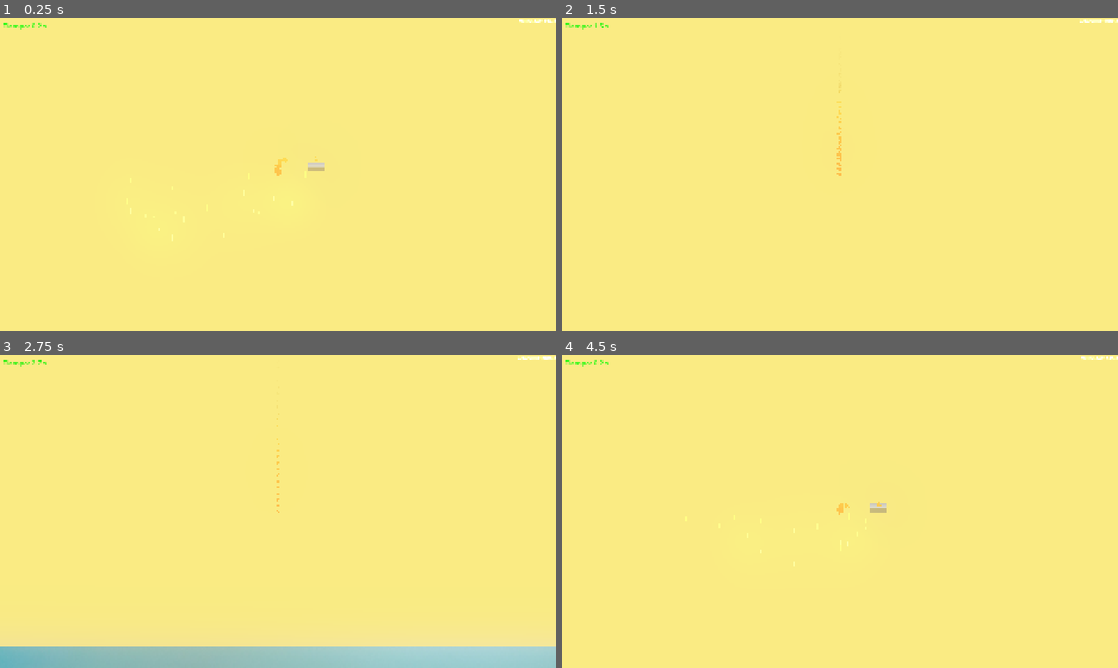
Above: before the commit, frames 1-4 (two rows, left to right).
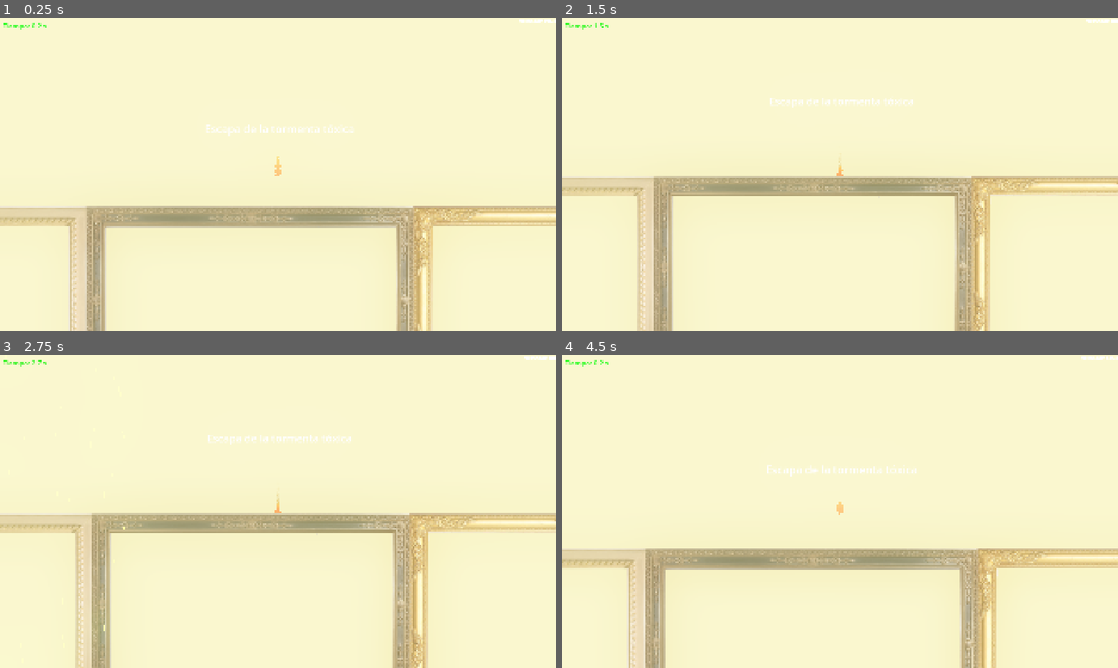
Above: after the commit, the same moments.

Repository: MLopezG25/Petanco
Game: Godot game, scene res://Escenas/Main.tscn
Same seed, same stepped clock (60 frames per second), same inputs: the game is played once before the commit and once after it. A sky picture missing from this copy of the repository is replaced by a grey-blue gradient.
Inputs (mouse positions are in pixels of both pictures, inside the frame that each line leads up to):
- Up to frame 1 (0.25 s): no input
- Up to frame 2 (1.5 s): move the mouse to (962, 158) at 0.52 s; click (962, 158) at 0.67 s; move the mouse to (728, 190) at 1.27 s; click (728, 190) at 1.42 s
- Up to frame 3 (2.75 s): tap Enter at 2 s; move the mouse to (333, 442) at 2.02 s; click (333, 442) at 2.17 s
- Up to frame 4 (4.5 s): move the mouse to (812, 574) at 2.77 s; click (812, 574) at 2.92 s; move the mouse to (1006, 558) at 3.52 s; click (1006, 558) at 3.67 s; tap Escape (ui_cancel) at 4.15 s; click "Reiniciar" at 4.25 s

The runs differ from the first frame. In frame 1, 100% of the frame differs, in the area x 0-100%, y 0-100%; in frame 2, 100%; in frame 3, 100%; in frame 4, 100%.

Commit message:
Añadidos bordes del mapa, y arreglado problemas técnicos

Diff:
--- a/Petanco/Escenas/Main.tscn
+++ b/Petanco/Escenas/Main.tscn
@@ -17,6 +17,7 @@
 [ext_resource type="PackedScene" uid="uid://cf7q48gowcm7u" path="res://Escenas/pause_menu.tscn" id="13_ig2kn"]
 [ext_resource type="Texture2D" uid="uid://wwh6nxidortd" path="res://Assets/31_172_cropped.jpeg" id="14_fhaj2"]
 [ext_resource type="Script" uid="uid://g6is7btrvxc2" path="res://Scripts/checkpoint_1.gd" id="14_t36bp"]
+[ext_resource type="Texture2D" uid="uid://bv5bmes2k35gk" path="res://Assets/SUELO.png" id="16_1wrdp"]
 [ext_resource type="PackedScene" uid="uid://cnc7wfhonof3j" path="res://Escenas/tormenta.tscn" id="18_fhaj2"]
 
 [sub_resource type="PhysicsMaterial" id="PhysicsMaterial_t36bp"]
@@ -40,8 +41,19 @@
 [sub_resource type="OccluderPolygon2D" id="OccluderPolygon2D_a5a2i"]
 polygon = PackedVector2Array(-3696, -211, -3428, -196, -3246, -267, -3014, -186, -2726, -160, -2160, -64, -2215, -358,  …(718 unchanged characters)…
 
+[sub_resource type="PhysicsMaterial" id="PhysicsMaterial_1wrdp"]
+
+[sub_resource type="RectangleShape2D" id="RectangleShape2D_dj7fj"]
+size = Vector2(10000, 1139.9985)
+
+[sub_resource type="RectangleShape2D" id="RectangleShape2D_fhaj2"]
+size = Vector2(20, 204.06781)
+
+[sub_resource type="RectangleShape2D" id="RectangleShape2D_1wrdp"]
+size = Vector2(36.664642, 59.93377)
+
 [sub_resource type="RectangleShape2D" id="RectangleShape2D_t36bp"]
-size = Vector2(100, 200)
+size = Vector2(182, 2354)
 
 [node name="Main" type="Node2D"]
 script = ExtResource("1_t36bp")
@@ -50,6 +62,8 @@
 
 [node name="Camera2D" type="Camera2D" parent="."]
 position = Vector2(-37, 496)
+limit_left = -3485
+limit_bottom = 1875
 
 [node name="PauseMenu" parent="." instance=ExtResource("13_ig2kn")]
 
@@ -71,6 +85,7 @@
 
 [node name="Player" parent="." instance=ExtResource("1_glv2v")]
 modulate = Color(1, 0.826, 0.42000002, 1)
+position = Vector2(-288, 1043)
 
 [node name="WorldEnvironment" type="WorldEnvironment" parent="."]
 environment = SubResource("Environment_fos0i")
@@ -140,19 +155,28 @@
 position = Vector2(11178, 0)
 texture = ExtResource("6_r8q0l")
 
+[node name="Cielo4" type="Sprite2D" parent="Fondo"]
+z_index = -1
+position = Vector2(16767, 0)
+texture = ExtResource("6_r8q0l")
+flip_h = true
+
 [node name="Paolini" type="Sprite2D" parent="Fondo"]
 z_index = -1
-position = Vector2(15493, 508)
+position = Vector2(6333.0005, -435.00003)
+scale = Vector2(0.57812464, 0.6155405)
 texture = ExtResource("12_2e8qy")
 
 [node name="grupo" type="Sprite2D" parent="Fondo"]
 z_index = -1
-position = Vector2(18181, 484)
+position = Vector2(10828, -505.5)
+scale = Vector2(0.553125, 0.5320681)
 texture = ExtResource("13_dc6jj")
 
 [node name="Fábrica" type="Sprite2D" parent="Fondo"]
 z_index = -1
-position = Vector2(20583, 208)
+position = Vector2(14156.5, -561.37396)
+scale = Vector2(0.54260355, 0.54260355)
 texture = ExtResource("14_fhaj2")
 
 [node name="ciudad" type="Sprite2D" parent="Fondo"]
@@ -165,33 +189,92 @@
 scale = Vector2(0.99999994, 0.99999994)
 occluder = SubResource("OccluderPolygon2D_a5a2i")
 
+[node name="Suelo" type="StaticBody2D" parent="Fondo"]
+position = Vector2(-1, -1)
+physics_material_override = SubResource("PhysicsMaterial_1wrdp")
+
+[node name="CollisionShape2D" type="CollisionShape2D" parent="Fondo/Suelo"]
+position = Vector2(3750, 1534.9999)
+scale = Vector2(1.3199987, 0.6000006)
+shape = SubResource("RectangleShape2D_dj7fj")
+
+[node name="suelo" type="Sprite2D" parent="Fondo/Suelo"]
+z_index = -1
+position = Vector2(3750, 1534)
+scale = Vector2(2, 2)
+texture = ExtResource("16_1wrdp")
+
+[node name="Suelo2" type="StaticBody2D" parent="Fondo"]
+position = Vector2(-1601, -8410)
+rotation = 1.5707964
+physics_material_override = SubResource("PhysicsMaterial_1wrdp")
+
+[node name="CollisionShape2D" type="CollisionShape2D" parent="Fondo/Suelo2"]
+position = Vector2(3750, 1534.9999)
+scale = Vector2(1.3199987, 0.6000006)
+shape = SubResource("RectangleShape2D_dj7fj")
+
+[node name="suelo" type="Sprite2D" parent="Fondo/Suelo2"]
+z_index = -1
+position = Vector2(3750, 1534)
+scale = Vector2(2, 2)
+texture = ExtResource("16_1wrdp")
+
+[node name="Suelo3" type="StaticBody2D" parent="Fondo"]
+position = Vector2(-2, -3069)
+physics_material_override = SubResource("PhysicsMaterial_1wrdp")
+
+[node name="CollisionShape2D" type="CollisionShape2D" parent="Fondo/Suelo3"]
+position = Vector2(3750, 1534.9999)
+scale = Vector2(1.3199987, 0.6000006)
+shape = SubResource("RectangleShape2D_dj7fj")
+
+[node name="suelo" type="Sprite2D" parent="Fondo/Suelo3"]
+z_index = -1
+position = Vector2(3750, 1534)
+scale = Vector2(2, 2)
+texture = ExtResource("16_1wrdp")
+flip_h = true
+
 [node name="Checkpoint1" type="Area2D" parent="."]
 position = Vector2(-330, 33)
 script = ExtResource("14_t36bp")
 
 [node name="CollisionShape2D" type="CollisionShape2D" parent="Checkpoint1"]
-position = Vector2(330, -33)
-shape = SubResource("RectangleShape2D_t36bp")
+position = Vector2(330, -17.000061)
+scale = Vector2(14.08, 11.8)
+shape = SubResource("RectangleShape2D_fhaj2")
 
 [node name="Checkpoint2" type="Area2D" parent="."]
 position = Vector2(1372, -129)
 script = ExtResource("14_t36bp")
 
 [node name="CollisionShape2D" type="CollisionShape2D" parent="Checkpoint2"]
-shape = SubResource("RectangleShape2D_t36bp")
+position = Vector2(1384.5647, 111.50006)
+scale = Vector2(5.8129454, 39.293377)
+shape = SubResource("RectangleShape2D_1wrdp")
 
 [node name="Checkpoint3" type="Area2D" parent="."]
 position = Vector2(4671, -420)
 script = ExtResource("14_t36bp")
 
 [node name="CollisionShape2D" type="CollisionShape2D" parent="Checkpoint3"]
-position = Vector2(-12, -4)
+position = Vector2(-53, 416.00006)
 shape = SubResource("RectangleShape2D_t36bp")
 
 [node name="Enemigos" type="Node" parent="."]
 
 [node name="Tormenta" parent="Enemigos" instance=ExtResource("18_fhaj2")]
-position = Vector2(-400, 0)
+position = Vector2(-1991, -1193)
+
+[node name="Label" type="Label" parent="."]
+offset_left = -560.0
+offset_top = 874.0
+offset_right = -4.0
+offset_bottom = 929.0
+theme_override_font_sizes/font_size = 40
+text = "Escapa de la tormenta tóxica"
+horizontal_alignment = 1
 
 [connection signal="body_entered" from="Checkpoint1" to="Checkpoint1" method="_on_body_entered"]
 [connection signal="body_entered" from="Checkpoint2" to="Checkpoint2" method="_on_body_entered"]
--- a/Petanco/Escenas/lluvia.tscn
+++ b/Petanco/Escenas/lluvia.tscn
@@ -63,7 +63,7 @@
 [node name="Lluvia" type="GPUParticles2D" parent="."]
 rotation = 1.5707964
 scale = Vector2(1.682685, 3.3943279)
-amount = 1000
+amount = 100
 lifetime = 2.0
 randomness = 1.0
 trail_sections = 2
--- a/Petanco/Escenas/menu_principal.tscn
+++ b/Petanco/Escenas/menu_principal.tscn
@@ -1,10 +1,28 @@
-[gd_scene load_steps=6 format=3 uid="uid://cl5qbpy42rt3x"]
+[gd_scene load_steps=13 format=3 uid="uid://cl5qbpy42rt3x"]
 
 [ext_resource type="Script" uid="uid://i1045h1xeycg" path="res://Scripts/menu_principal.gd" id="1_xv3xs"]
 [ext_resource type="AudioStream" uid="uid://bo3jp6l6uhnrd" path="res://Sonidos/Louis Therouxs Weird Weekend.mp3" id="2_ft1ng"]
 
 [sub_resource type="StyleBoxFlat" id="StyleBoxFlat_ft1ng"]
-bg_color = Color(0, 0, 0, 0.5647059)
+bg_color = Color(1, 1, 1, 0.78431374)
+
+[sub_resource type="StyleBoxFlat" id="StyleBoxFlat_qncgo"]
+bg_color = Color(1, 1, 1, 0.78431374)
+
+[sub_resource type="StyleBoxFlat" id="StyleBoxFlat_bmgc8"]
+bg_color = Color(1, 1, 1, 0.78431374)
+
+[sub_resource type="StyleBoxFlat" id="StyleBoxFlat_d8lex"]
+bg_color = Color(1, 1, 1, 0.78431374)
+
+[sub_resource type="StyleBoxFlat" id="StyleBoxFlat_yo4kt"]
+bg_color = Color(1, 1, 1, 0.78431374)
+
+[sub_resource type="StyleBoxFlat" id="StyleBoxFlat_15krf"]
+bg_color = Color(1, 1, 1, 0.78431374)
+
+[sub_resource type="StyleBoxFlat" id="StyleBoxFlat_j2d8q"]
+bg_color = Color(1, 1, 1, 0.78431374)
 
 [sub_resource type="Gradient" id="Gradient_xv3xs"]
 colors = PackedColorArray(0.40625, 0.9304199, 1, 1, 1, 0.7578125, 0.97578114, 1)
@@ -12,6 +30,9 @@
 [sub_resource type="Gradient" id="Gradient_ft1ng"]
 offsets = PackedFloat32Array(0, 0.62457335, 1)
 colors = PackedColorArray(1, 0.2890625, 0.9389038, 1, 0.79, 0.15010001, 0.15010001, 1, 0.078125, 1, 0, 1)
+
+[sub_resource type="StyleBoxFlat" id="StyleBoxFlat_opkeq"]
+bg_color = Color(1, 1, 1, 0.78431374)
 
 [node name="MenuPrincipal" type="Control"]
 layout_mode = 3
@@ -33,10 +54,10 @@
 anchor_top = 0.5
 anchor_right = 0.5
 anchor_bottom = 0.5
-offset_left = -61.0
-offset_top = -79.0
-offset_right = 19.0
-offset_bottom = 49.0
+offset_left = -96.0
+offset_top = -161.0
+offset_right = 54.0
+offset_bottom = 102.0
 grow_horizontal = 2
 grow_vertical = 2
 
@@ -45,18 +66,27 @@
 
 [node name="Jugar" type="Button" parent="VBoxContainer"]
 layout_mode = 2
-theme_override_font_sizes/font_size = 24
+theme_override_colors/font_color = Color(0, 0, 0, 1)
+theme_override_font_sizes/font_size = 24
+theme_override_styles/normal = SubResource("StyleBoxFlat_ft1ng")
 text = "Jugar"
+vertical_icon_alignment = 2
 
 [node name="Opciones" type="Button" parent="VBoxContainer"]
 layout_mode = 2
-theme_override_font_sizes/font_size = 24
+theme_override_colors/font_color = Color(0, 0, 0, 1)
+theme_override_font_sizes/font_size = 24
+theme_override_styles/normal = SubResource("StyleBoxFlat_qncgo")
 text = "Opciones"
+vertical_icon_alignment = 2
 
 [node name="Salir" type="Button" parent="VBoxContainer"]
 layout_mode = 2
-theme_override_font_sizes/font_size = 24
+theme_override_colors/font_color = Color(0, 0, 0, 1)
+theme_override_font_sizes/font_size = 24
+theme_override_styles/normal = SubResource("StyleBoxFlat_bmgc8")
 text = "Salir"
+vertical_icon_alignment = 2
 
 [node name="Control" type="Control" parent="."]
 anchors_preset = 0
@@ -68,17 +98,18 @@
 anchors_preset = 15
 anchor_right = 1.0
 anchor_bottom = 1.0
-offset_left = -161.0
-offset_top = 99.0
-offset_right = 122.0
-offset_bottom = 193.0
+offset_left = -288.5
+offset_top = 137.0
+offset_right = 249.5
+offset_bottom = 231.0
 grow_horizontal = 2
 grow_vertical = 2
 
 [node name="Ajustes" type="Label" parent="Control/Ajustes"]
 layout_mode = 2
-theme_override_font_sizes/font_size = 24
-theme_override_styles/normal = SubResource("StyleBoxFlat_ft1ng")
+theme_override_colors/font_color = Color(0, 0, 0, 1)
+theme_override_font_sizes/font_size = 24
+theme_override_styles/normal = SubResource("StyleBoxFlat_d8lex")
 text = "Ajustes"
 horizontal_alignment = 1
 
@@ -88,7 +119,9 @@
 
 [node name="Música" type="Label" parent="Control/Ajustes/Volumen"]
 layout_mode = 2
-theme_override_font_sizes/font_size = 24
+theme_override_colors/font_color = Color(0, 0, 0, 1)
+theme_override_font_sizes/font_size = 24
+theme_override_styles/normal = SubResource("StyleBoxFlat_yo4kt")
 text = "Música"
 
 [node name="MusicaSlider" type="HSlider" parent="Control/Ajustes/Volumen"]
@@ -101,7 +134,9 @@
 
 [node name="Volumen Efectos" type="Label" parent="Control/Ajustes/Volumen"]
 layout_mode = 2
-theme_override_font_sizes/font_size = 24
+theme_override_colors/font_color = Color(0, 0, 0, 1)
+theme_override_font_sizes/font_size = 24
+theme_override_styles/normal = SubResource("StyleBoxFlat_15krf")
 text = "Efectos"
 
 [node name="EfectosSlider" type="HSlider" parent="Control/Ajustes/Volumen"]
@@ -115,11 +150,13 @@
 [node name="Volver" type="Button" parent="Control/Ajustes"]
 layout_mode = 2
 theme_override_font_sizes/font_size = 24
+theme_override_styles/normal = SubResource("StyleBoxFlat_j2d8q")
 text = "Volver"
 
 [node name="Camera2D" type="Camera2D" parent="."]
 
 [node name="CPUParticles2D" type="CPUParticles2D" parent="."]
+z_index = -2
 position = Vector2(-975, -599)
 amount = 2000
 lifetime = 20.0
@@ -134,6 +171,7 @@
 color_ramp = SubResource("Gradient_xv3xs")
 
 [node name="CPUParticles2D2" type="CPUParticles2D" parent="."]
+z_index = -2
 position = Vector2(-900, -501)
 amount = 2000
 lifetime = 10.0
@@ -154,6 +192,27 @@
 autoplay = true
 bus = &"Música"
 
+[node name="Label" type="Label" parent="."]
+layout_mode = 0
+offset_left = -748.0
+offset_top = -34.0
+offset_right = -298.0
+theme_override_colors/font_color = Color(0, 0, 0, 1)
+theme_override_font_sizes/font_size = 24
+theme_override_styles/normal = SubResource("StyleBoxFlat_opkeq")
+text = "Click izquierdo mantenido para dibujar"
+
+[node name="Label2" type="Label" parent="."]
+layout_mode = 0
+offset_left = 290.0
+offset_top = -33.0
+offset_right = 740.0
+offset_bottom = 1.0
+theme_override_colors/font_color = Color(0, 0, 0, 1)
+theme_override_font_sizes/font_size = 24
+theme_override_styles/normal = SubResource("StyleBoxFlat_opkeq")
+text = "Click derecho para impulsarte"
+
 [connection signal="pressed" from="VBoxContainer/Jugar" to="." method="_on_jugar_pressed"]
 [connection signal="pressed" from="VBoxContainer/Opciones" to="." method="_on_opciones_pressed"]
 [connection signal="pressed" from="VBoxContainer/Salir" to="." method="_on_salir_pressed"]
--- /dev/null
+++ b/Petanco/Escenas/pause_menu.tres
@@ -0,0 +1,3 @@
+[gd_resource type="Theme" format=3 uid="uid://cuq4f7xkfwcrl"]
+
+[resource]
--- a/Petanco/Escenas/tormenta.tscn
+++ b/Petanco/Escenas/tormenta.tscn
@@ -39,7 +39,7 @@
 [sub_resource type="ParticleProcessMaterial" id="ParticleProcessMaterial_6ciyq"]
 particle_flag_disable_z = true
 emission_shape = 3
-emission_box_extents = Vector3(0, 100, 0)
+emission_box_extents = Vector3(0, 300, 0)
 spread = 0.0
 initial_velocity_min = 637.75
 initial_velocity_max = 663.62
@@ -65,8 +65,10 @@
 [node name="Lluvia" type="GPUParticles2D" parent="."]
 rotation = 1.5707964
 scale = Vector2(1.682685, 3.3943279)
-amount = 500
+amount = 2000
+lifetime = 4.0
 randomness = 1.0
+visibility_rect = Rect2(-100, -1000, 2000, 2000)
 trail_sections = 2
 trail_section_subdivisions = 1
 process_material = SubResource("ParticleProcessMaterial_6ciyq")
@@ -78,3 +80,5 @@
 stream = ExtResource("1_sbj41")
 autoplay = true
 parameters/looping = false
+
+[connection signal="body_entered" from="." to="." method="_on_body_entered"]
--- a/Petanco/Scripts/tormenta.gd
+++ b/Petanco/Scripts/tormenta.gd
@@ -4,7 +4,7 @@
 @onready var collider: CollisionShape2D = $CollisionShape2D
 @onready var rain_sound: AudioStreamPlayer2D = $AudioStreamPlayer2D
 
-var last_position: Vector2 = Vector2.ZERO   # CAMBIO: guardamos última posición válida
+var last_position: Vector2 = Vector2.ZERO
 
 func _ready():
 	rain_sound.play()
--- a/Petanco/project.godot
+++ b/Petanco/project.godot
@@ -83,4 +83,4 @@
 
 environment/ssao/quality=3
 viewport/hdr_2d=true
-environment/defaults/default_clear_color=Color(0.92578125, 0.79267687, 0.33631897, 1)
+environment/defaults/default_clear_color=Color(0.9296875, 0.8969242, 0.6282654, 1)
Binary file added: Petanco/Assets/Abstract-Geometric-3D-Seamless-Pattern-.png
Not shown, added: Petanco/Assets/Abstract-Geometric-3D-Seamless-Pattern-.png.import
Binary file added: Petanco/Assets/SUELO.png
Not shown, added: Petanco/Assets/SUELO.png.import
Not shown: 1 places in Petanco/Escenas/Main.tscn that only renumber resources
